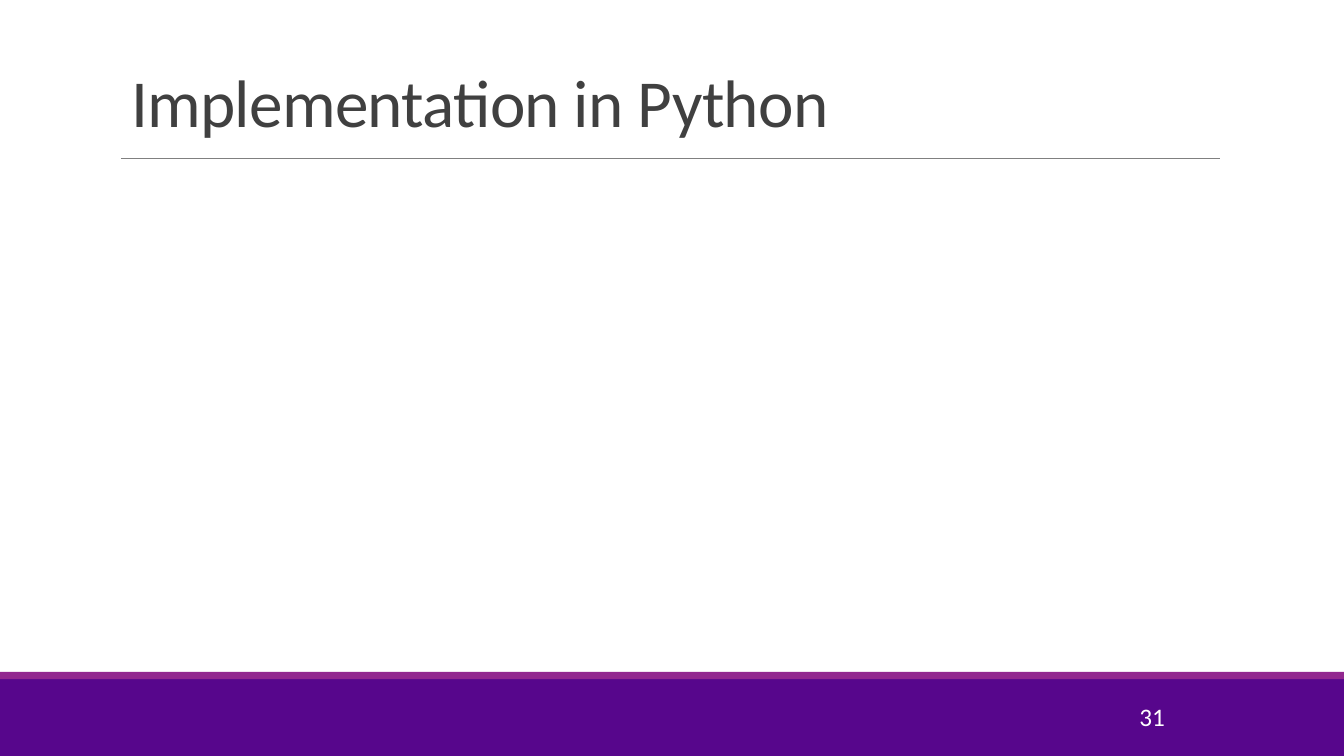
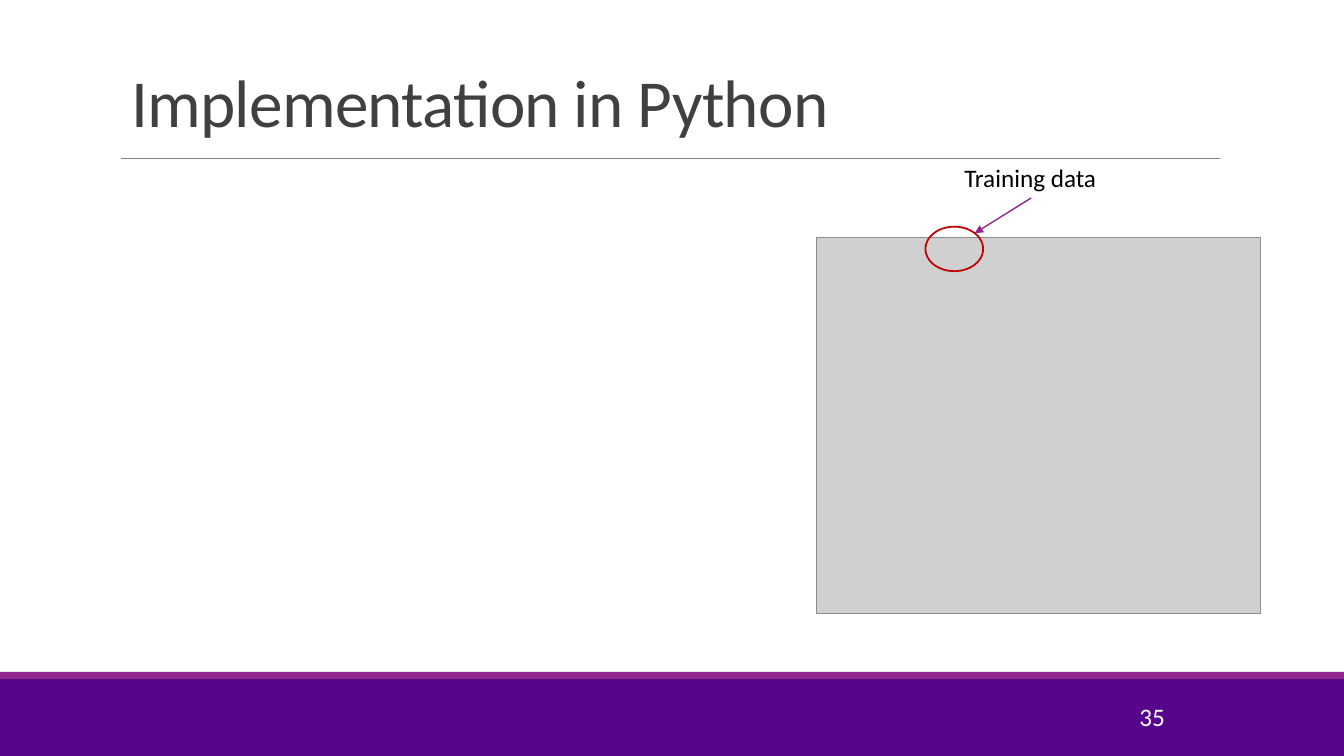
Before and after one commit to joshzzl/introml, a slide deck: slide 35 of lectures/Lect07_Optim.pptx (slide 31 before the commit). Drawn at 1344x756 pixels with LibreOffice and Linux fonts; fonts in the diff are those of the drawing; grey boxes stand for pictures; background and template pictures are left out. Boxes give left, top, right and bottom in pixels: in the first picture for what was removed or moved away, otherwise in the second. Text is boxed around its words. In the diff, an @@ line names an element or a change of style, - is before the commit and + after.

```diff
--- a/lectures/Lect07_Optim.pptx
+++ b/lectures/Lect07_Optim.pptx
@@ text added at [964, 169, 1096, 192], 18 pt, text #000000 @@
+Training data
@@ arrow added from (1031, 198) to (975, 233), #92278F 1 pt @@
@@ picture added at [817, 238, 1261, 614] @@
@@ ellipse added at [926, 227, 983, 271], outline #C00000 1.25 pt @@
@@ page number at [1139, 709, 1165, 726]: text changed @@
-31
+35
```
Also in this commit, not shown: 5 other slides changed, 5 slides added, 1 slide removed, 8 other files.
